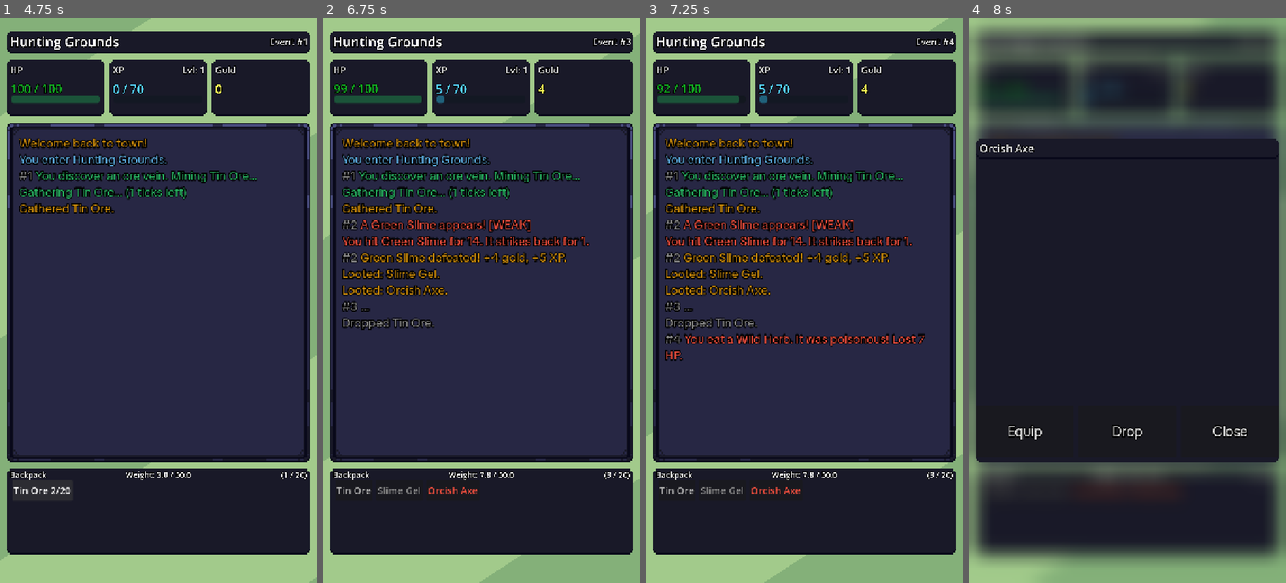
Above: before the commit, frames 1-4 (left to right).
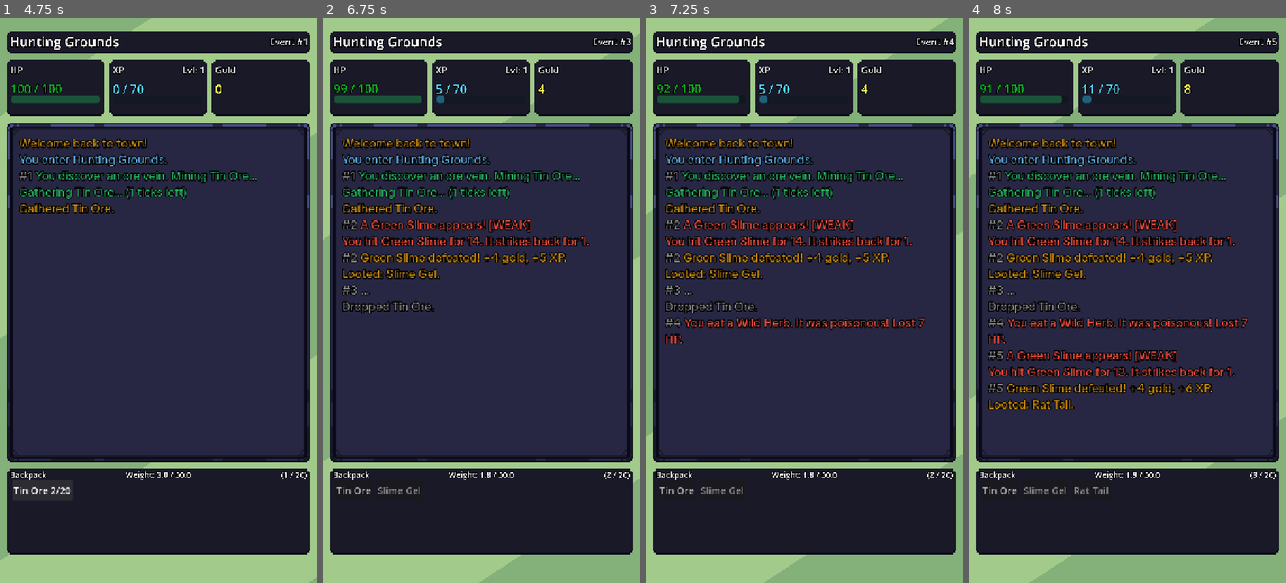
Above: after the commit, the same moments.

Repository: Nano95/project_RUNES
Game: Godot game, scene res://Scenes/Main.tscn
Two runs of this game, one before a commit and one after it. Both use one fixed random seed, a clock stepped at 60 frames per second and the inputs below.
Inputs (mouse positions are in pixels of both pictures, inside the frame that each line leads up to):
- Up to frame 1 (4.75 s): click "Choose Area" at 0.5 s; click "Hunting Grounds" at 1.25 s; move the mouse to (228, 272) at 2.02 s; click (228, 272) at 2.17 s; drag from (95, 328) to (142, 413) at 2.77 s; move the mouse to (190, 176) at 3.52 s; click (190, 176) at 3.67 s; click "Tin Ore 2/20" at 4.25 s
- Up to frame 2 (6.75 s): click (475, 492) at 5 s, where only the run before the commit has a clickable "Orcish Axe"; click "Slime Gel" at 5.75 s; click "Drop" at 6.5 s
- Up to frame 3 (7.25 s): no input
- Up to frame 4 (8 s): click (1098, 492) at 7.25 s, where only the run before the commit has a clickable "Orcish Axe"

Frame 1 is identical in both runs. In frame 2, 1.3% of the frame differs, in the area x 6-92%, y 47-85%; in frame 3, 3.0%; in frame 4, 73%, in the area x 0-100%, y 0-98%.

Commit message:
Update MonsterRegistry.gd

Diff:
--- a/Scripts/MonsterRegistry.gd
+++ b/Scripts/MonsterRegistry.gd
@@ -9,16 +9,13 @@
 				_make("Giant Rat", "weak", 15, 4, 6, 1, 5, [
 					_drop("Rat Tail", 0.45),
 					_drop("Creature Fang", 0.05),
-					_drop("Orcish Axe", 1.0),
 				]),
 				_make("Green Slime", "weak", 12, 3, 5, 1, 4, [
 					_drop("Slime Gel", 0.45),
-					_drop("Orcish Axe", 1.0),
 				]),
 				_make("Cave Bat", "weak", 10, 4, 6, 0, 3, [
 					_drop("Bat Wing", 0.45),
 					_drop("Creature Fang", 0.05),
-					_drop("Orcish Axe", 1.0),
 				]),
 			],
 			"medium": [
